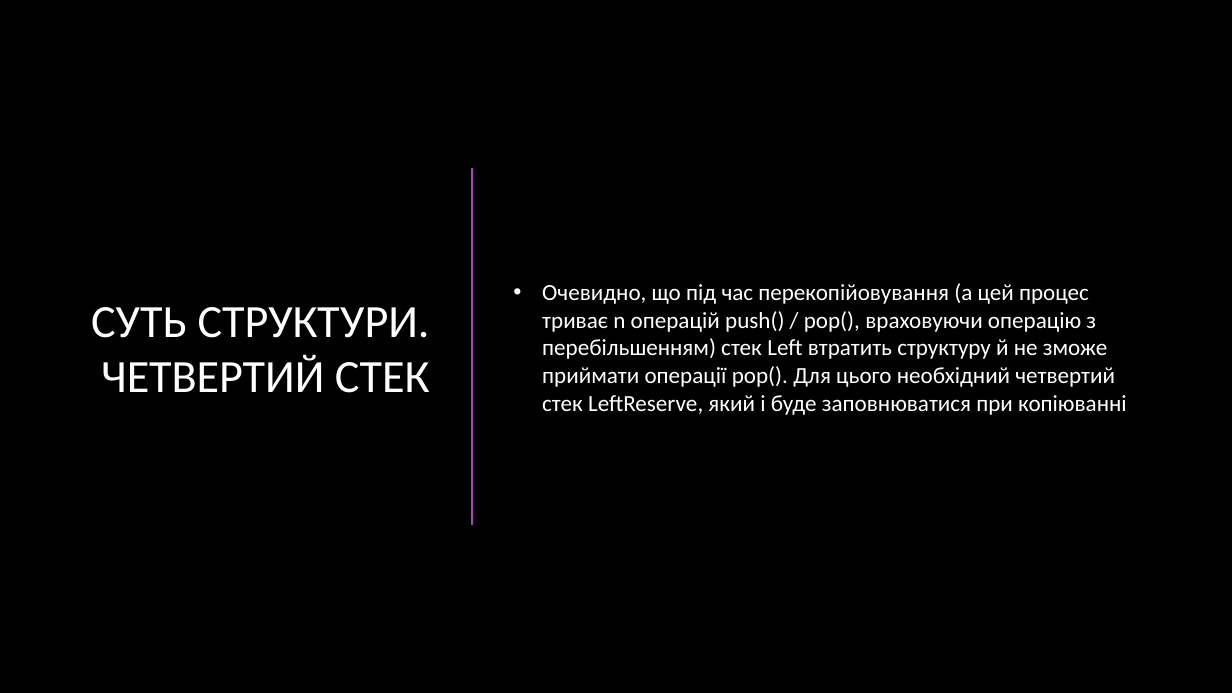
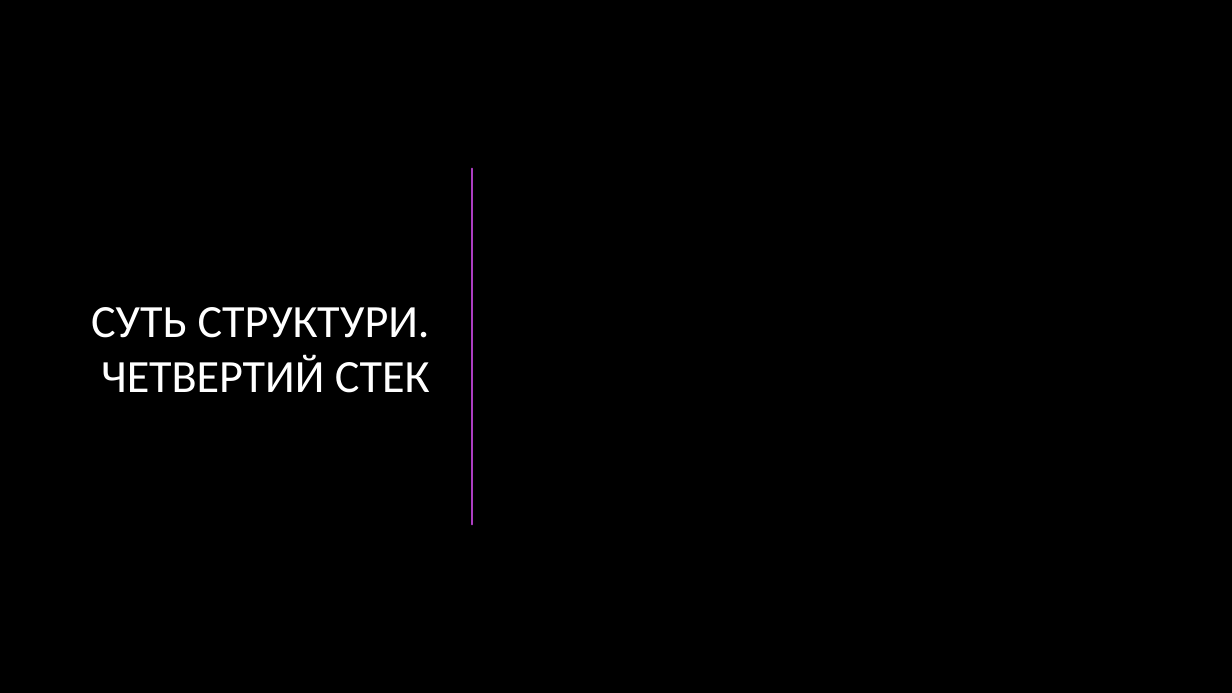
Before and after one commit to Tivikrat/algo-17-project, a slide deck: slide 6 of Presentation/Черга за O(1) на шести стеках.pptx. Drawn at 1232x693 pixels with LibreOffice and Linux fonts; fonts in the diff are those of the drawing; grey boxes stand for pictures; background and template pictures are left out. Boxes give left, top, right and bottom in pixels: in the first picture for what was removed or moved away, otherwise in the second. Text is boxed around its words. In the diff, an @@ line names an element or a change of style, - is before the commit and + after.

```diff
--- a/Presentation/Черга за O(1) на шести стеках.pptx
+++ b/Presentation/Черга за O(1) на шести стеках.pptx
@@ text removed at (x1=542, y1=283, x2=1127, y2=415) @@
-• Очевидно, що під час перекопійовування (а цей процес триває n операцій push() / pop(), враховуючи операцію з перебільшенням) стек Left втратить структуру й не зможе приймати операції pop(). Для цього необхідний четвертий стек LeftReserve, який і буде заповнюватися при копіюванні
```
Also in this commit, not shown: 8 other slides changed, 1 slide added.
